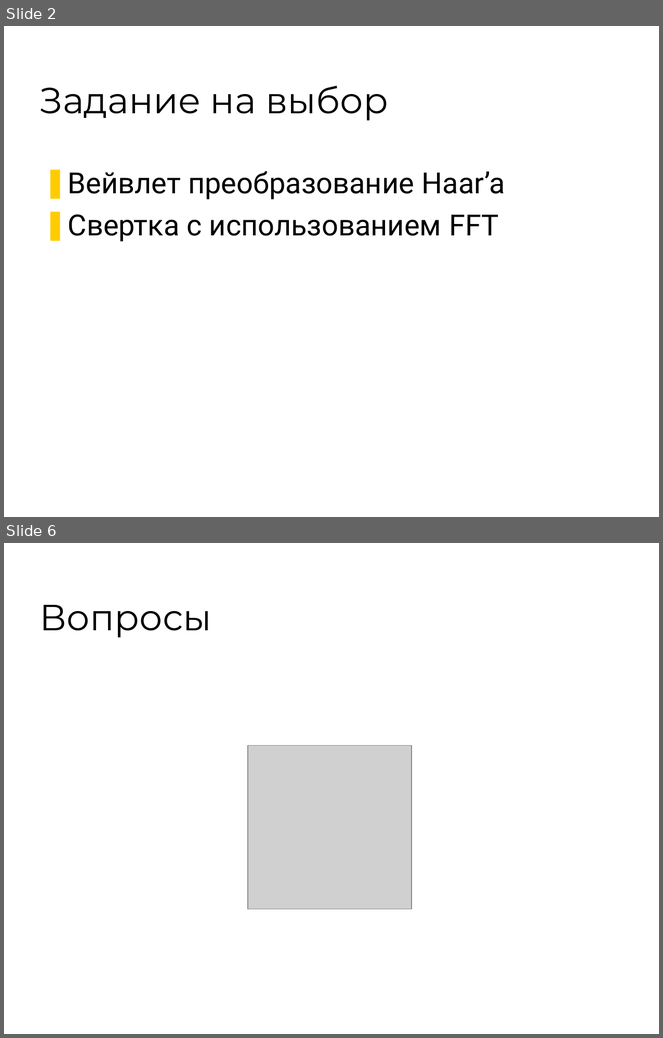
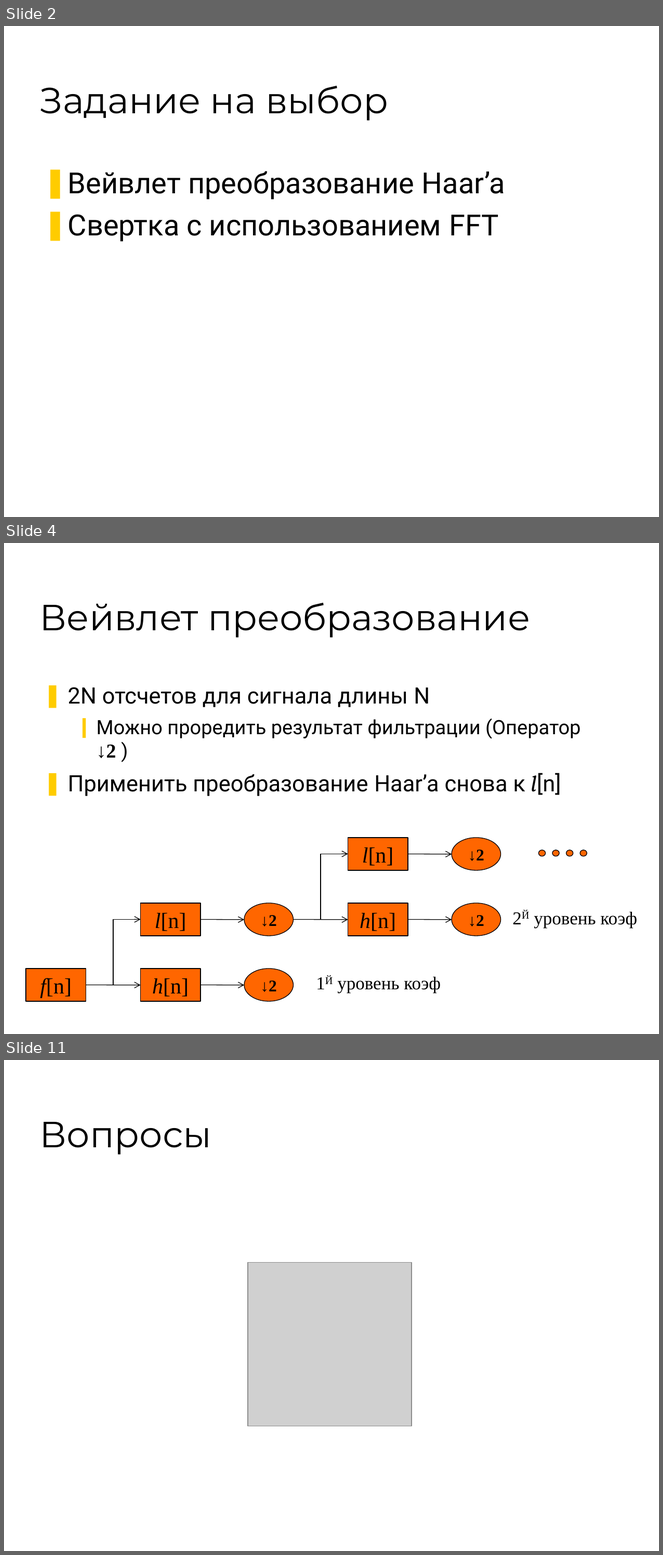
Before and after one commit to 7633/msu-cuda-course, a slide deck: Assignments/2/Assignment - 2.ppt. Shown one above the other, each under a label of ours: slides 2 and 6 before the commit, slides 2, 4 and 11 after it; the slides between them are not shown. The pictures are 663x1038 and 663x1555 pixels, drawn with LibreOffice and Linux fonts; fonts in the diff are those of the drawing; grey boxes stand for pictures; background and template pictures are left out. Boxes give left, top, right and bottom in pixels: in the first picture for what was removed or moved away, otherwise in the second. Text is boxed around its words. In the diff, an @@ line names an element or a change of style, - is before the commit and + after.

```diff
--- a/Assignments/2/Assignment - 2.ppt
+++ b/Assignments/2/Assignment - 2.ppt
@@ slide 4 added at (4, 543, 659, 1034), background #FFFFFF @@
@@ title added at (40, 603, 530, 638), 40 pt, text #000000 @@
+Вейвлет преобразование
@@ text added at (68, 687, 581, 796), 24.8 pt, text #000000 @@
+❚ 2N отсчетов для сигнала длины N
+  ❙ Можно проредить результат фильтрации (Оператор ↓2 )
+❚ Применить преобразование Haar’a снова к l[n]
@@ rectangle added at (348, 838, 408, 871), fill #FF6600, outline #000000 0.74 pt, 24 pt, text #000000 @@
+l[n]
@@ ellipse added at (452, 838, 501, 871), fill #FF6600, outline #000000 0.74 pt, 18 pt, text #000000, bold @@
+↓2
@@ elbow arrow added from (294, 919) to (348, 854), #000000 0.74 pt @@
@@ arrow added from (408, 854) to (452, 854), #000000 0.74 pt @@
@@ group added at (539, 850, 587, 857): 4 ellipses @@
@@ rectangle added at (140, 903, 201, 936), fill #FF6600, outline #000000 0.74 pt, 24 pt, text #000000 @@
+l[n]
@@ ellipse added at (244, 903, 294, 936), fill #FF6600, outline #000000 0.74 pt, 18 pt, text #000000, bold @@
+↓2
@@ rectangle added at (348, 903, 408, 936), fill #FF6600, outline #000000 0.74 pt, 24 pt, text #000000 @@
+h[n]
@@ ellipse added at (452, 903, 501, 936), fill #FF6600, outline #000000 0.74 pt, 18 pt, text #000000, bold @@
+↓2
@@ text added at (534, 912, 637, 928), 20 pt, text #000000 @@
+2Й уровень коэф
@@ elbow arrow added from (86, 985) to (140, 919), #000000 0.74 pt @@
@@ arrow added from (201, 919) to (244, 919), #000000 0.74 pt @@
@@ arrow added from (294, 919) to (348, 919), #000000 0.74 pt @@
@@ arrow added from (408, 919) to (452, 919), #000000 0.74 pt @@
@@ rectangle added at (26, 969, 86, 1002), fill #FF6600, outline #000000 0.74 pt, 24 pt, text #000000 @@
+f[n]
@@ rectangle added at (140, 969, 201, 1002), fill #FF6600, outline #000000 0.74 pt, 24 pt, text #000000 @@
+h[n]
@@ ellipse added at (244, 969, 294, 1002), fill #FF6600, outline #000000 0.74 pt, 18 pt, text #000000, bold @@
+↓2
@@ text added at (337, 977, 441, 994), 20 pt, text #000000 @@
+1Й уровень коэф
@@ arrow added from (86, 985) to (140, 985), #000000 0.74 pt @@
@@ arrow added from (201, 985) to (244, 985), #000000 0.74 pt @@
@@ what was slide 6 is now slide 11 @@
```
Also in this commit, not shown: 1 slide changed, 6 other slides added, 2 slides removed.
